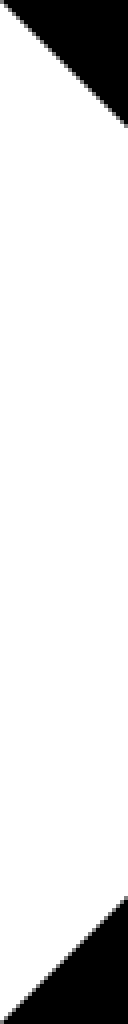
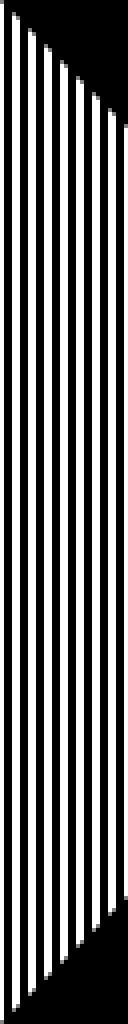
Layer changes from the first w=128, h=1024 image to the second:
added layer "Neue Ebene#4" above "Neue Ebene#3" over [4, 4, 124, 1020]
hid "Neue Ebene#1" over [4, 4, 124, 1020]
